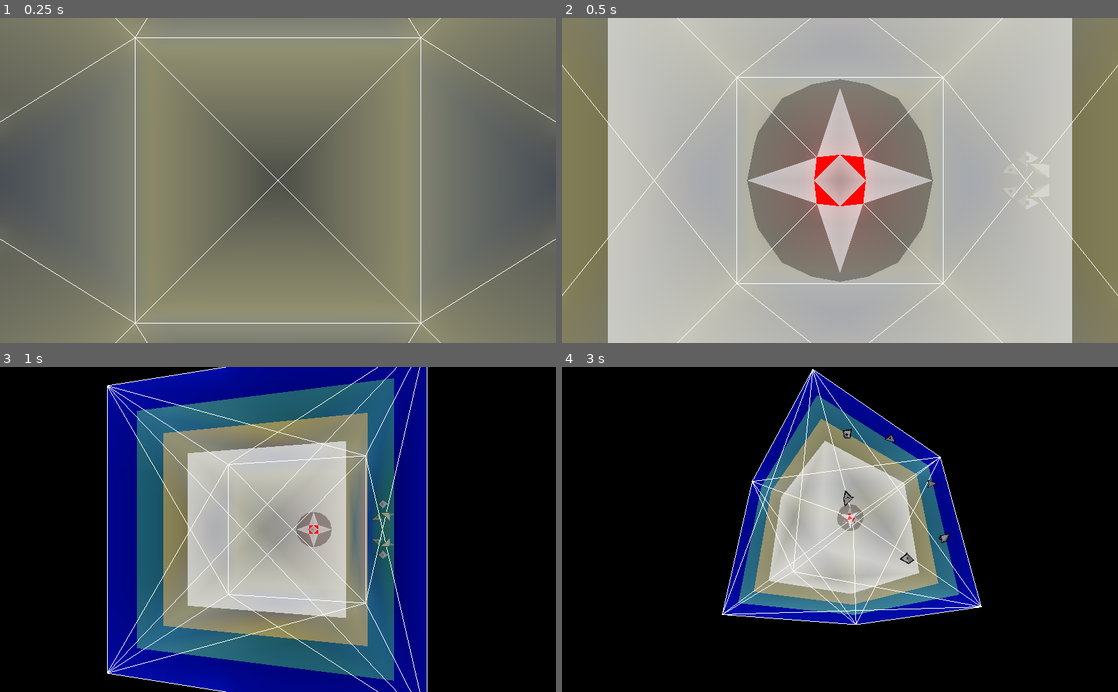
Above: before the commit, frames 1-4 (two rows, left to right).
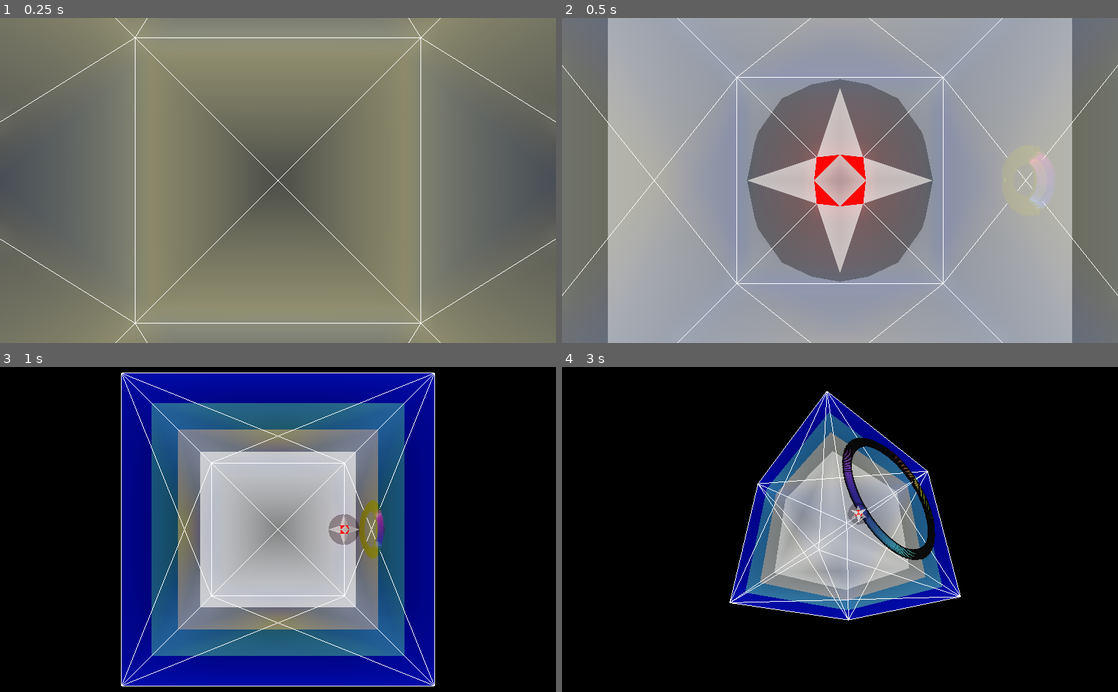
Above: after the commit, the same moments.

Repository: totoki-kei/_theLump
Game: Godot game, scene res://TestScene.tscn
Two runs of this game, one before a commit and one after it. Both use one fixed random seed, a clock stepped at 60 frames per second and the inputs below.
Inputs:
- Up to frame 1 (0.25 s): no input
- Up to frame 2 (0.5 s): no input
- Up to frame 3 (1 s): hold D (game_right) from 0.53 s (still down)
- Up to frame 4 (3 s): release D (game_right) at 1.28 s; hold S (game_down) 1.28-2.03 s; hold D (game_right) 2.03-2.78 s; hold W (game_up) from 2.78 s (still down)

Frame 1 is identical in both runs. In frame 2, 43% of the frame differs, in the area x 8-92%, y 0-100%; in frame 3, 26%; in frame 4, 18%.

Commit message:
処理軽量化とパラメーター誤り修正

Diff:
--- a/Bullet.gd
+++ b/Bullet.gd
@@ -46,8 +46,8 @@
 
 func update_direction():
 	var dir := velocity.normalized()
-	var cross := Vector3.LEFT.cross(dir).normalized()
-	var dot := Vector3.LEFT.dot(dir)
+	var cross := Vector3.FORWARD.cross(dir).normalized()
+	var dot := Vector3.FORWARD.dot(dir)
 
 	var sin_half = sqrt((1 - dot) / 2.0);
 	var cos_half = sqrt((1 + dot) / 2.0);
--- a/Camera.gd
+++ b/Camera.gd
@@ -15,7 +15,7 @@
 var followee : GameObject
 var following : bool
 
-var mode : int = 1
+var mode : int = 0
 
 var current_pos : Vector3
 var current_up  : Vector3
--- a/GameObject.gd
+++ b/GameObject.gd
@@ -43,7 +43,13 @@
 	var finished := false
 
 	# 隣接面導出 -> 隣接面移動判定 -> 移動 を繰り返し実行するループ
-	while true:
+	while  destination.x < -1.0 \
+		or destination.x >  1.0 \
+		or destination.y < -1.0 \
+		or destination.y >  1.0 \
+		or destination.z < -1.0 \
+		or destination.z >  1.0 \
+	:
 		# 現在の面から、判定対象となる隣接面を列挙
 		var plane_list := Surface.get_neighbors(surface)
 		# 番兵としてSURF_NONEを追加
--- a/Surface.gd
+++ b/Surface.gd
@@ -65,9 +65,9 @@
 	if pos.x == 1.0: return SURF_XPLUS
 	if pos.y == 1.0: return SURF_YPLUS
 	if pos.z == 1.0: return SURF_ZPLUS
-	if pos.x == 1.0: return SURF_XMINUS
-	if pos.y == 1.0: return SURF_YMINUS
-	if pos.z == 1.0: return SURF_ZMINUS
+	if pos.x == -1.0: return SURF_XMINUS
+	if pos.y == -1.0: return SURF_YMINUS
+	if pos.z == -1.0: return SURF_ZMINUS
 	return SURF_NONE # TODO
 
 static func v2_to_v3(dir : Vector2) -> Vector3:
--- a/TestScene.gd
+++ b/TestScene.gd
@@ -9,8 +9,10 @@
 
 func dummy_bullet_behavior(b : Bullet, delta : float):
 	if b.state.has("velocity"):
-		b.velocity = b.get_vector(b.state["velocity"] as Vector2)
-		b.update_direction()
+		var new_velocity := b.get_vector(b.state["velocity"] as Vector2)
+		if b.velocity != new_velocity:
+			b.velocity = new_velocity
+			b.update_direction()
 	#print(b.translation, " / ", b.velocity, " : ", b.surface)
 	pass
 
@@ -26,15 +28,16 @@
 
 	#$Bullet2.material = SpatialMaterial.new()
 
-	for i in range(6):
+	for i in range(360):
 		var b := bullet_res.instance() as Bullet
 		b.initialize_bullet( \
 			Surface.SURF_XPLUS, \
 			Surface.to_vector(b.surface), \
 			Vector3.UP, \
 			funcref(self, "dummy_bullet_behavior"), \
-			{ "velocity" : Vector2(0, 1 / 254.0).rotated(i * 2 * PI / 6)} \
+			{ "velocity" : Vector2(0, 1 / 254.0).rotated(i * 2 * PI / 360)} \
 		)
+		b.color = Color.from_hsv(i / 360.0, 0.75, 1, 0.25)
 		b.add_to_group("bullets")
 		self.add_child(b)
 		pass
--- a/TestScene.tscn
+++ b/TestScene.tscn
@@ -1,9 +1,8 @@
-[gd_scene load_steps=7 format=2]
+[gd_scene load_steps=6 format=2]
 
 [ext_resource path="res://Cube.tscn" type="PackedScene" id=1]
 [ext_resource path="res://Camera.gd" type="Script" id=2]
 [ext_resource path="res://Player.tscn" type="PackedScene" id=3]
-[ext_resource path="res://Bullet.tscn" type="PackedScene" id=4]
 [ext_resource path="res://TestScene.gd" type="Script" id=5]
 
 [sub_resource type="Environment" id=1]
@@ -26,11 +25,3 @@
 
 [node name="Player" parent="." instance=ExtResource( 3 )]
 transform = Transform( 1, 0, 0, 0, 1, 0, 0, 0, 1, 0, 0, 1 )
-
-[node name="Bullet" parent="." instance=ExtResource( 4 )]
-transform = Transform( -4.37114e-08, 0, 1, 0, 1, 0, -1, 0, -4.37114e-08, 0.461, 0.575, 1 )
-visible = false
-
-[node name="Bullet2" parent="." instance=ExtResource( 4 )]
-transform = Transform( -4.37114e-08, 0, 1, 0, 1, 0, -1, 0, -4.37114e-08, 0.461, -0.575, 1 )
-visible = false
